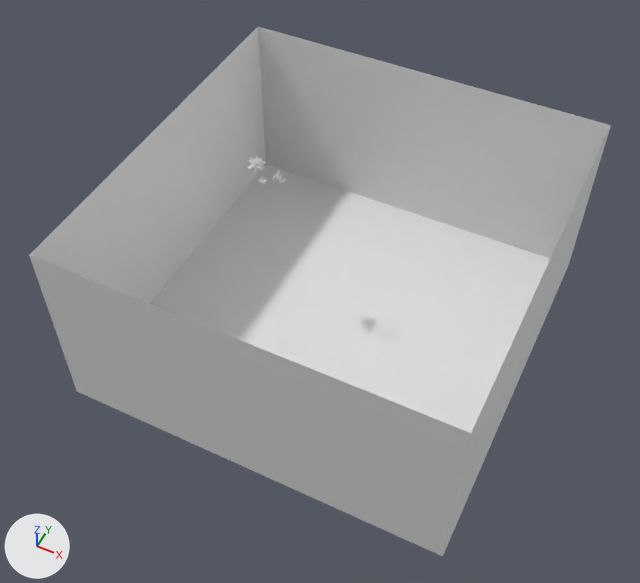
The Blender file objects.blend, before and after one commit.
Both versions are drawn from a 50 mm camera at (72.3, -118.3, 120.6) aimed at (16.6, -6.8, -18.8). Arrows for +X, +Y and +Z are at lower left; the lights stay in place.

The older version as bpy lines, for what is in view:
```python
me_cube_003 = bpy.data.meshes.new('Cube.003')
me_cube_003.from_pydata([(43.1, 43.1, -43.1), (43.1, -43.1, -43.1), (-43.1, 43.1, -43.1), (-43.1, -43.1, -43.1), (43.1, 43.1, 0.0), (43.1, -43.1, 0.0), (-43.1, -43.1, 0.0), (-43.1, 43.1, 0.0)], [], [(4, 0, 1, 5), (5, 1, 3, 6), (6, 3, 2, 7), (7, 2, 0, 4), (3, 1, 0, 2)])
ob_cube_003 = bpy.data.objects.new('Cube.003', me_cube_003)
ob_cube_003.location = (16.4, 3.0, 2.9)
```
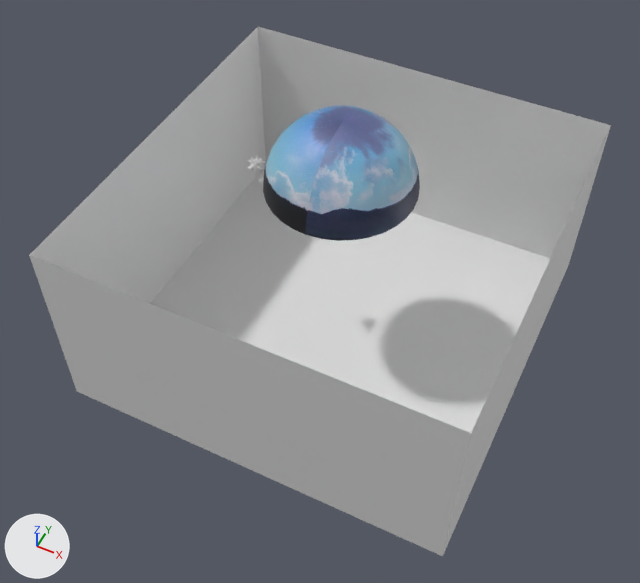
What differs and where, as boxes (x1, y1, x2, y2) in the pictures (640 x 583 px):
'Sphere', added (blue): after (263, 106, 420, 241)

Patch to the scene script:
```diff
--- a/objects.blend.py
+++ b/objects.blend.py
@@ img_sky_png @@
+img_sky_png = load_image('sky.png', 'sky.png', 2048, 1024, 'sRGB')
@@ mat_material @@
+mat_material = principled_material('Material')
+mat_material.texture = img_sky_png
@@ me_sphere_001 @@
+me_sphere_001.from_pydata(...)  # 257 vertices, 256 faces; spans x -15.6..15.6, y -15.6..15.6, z 0.0..15.6
+me_sphere_001.polygons.foreach_set('use_smooth', [True] * 256)
+me_sphere_001.materials.append(mat_material)  # picture img_sky_png
@@ ob_sphere @@
+ob_sphere = bpy.data.objects.new('Sphere', me_sphere_001)
+ob_sphere.location = (16.4, 3.0, 2.9)
```
